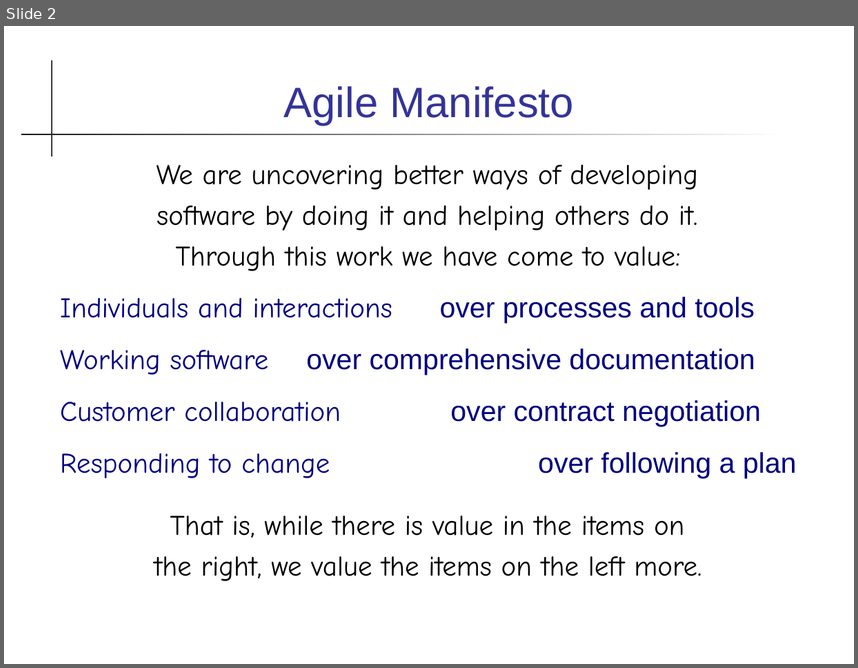
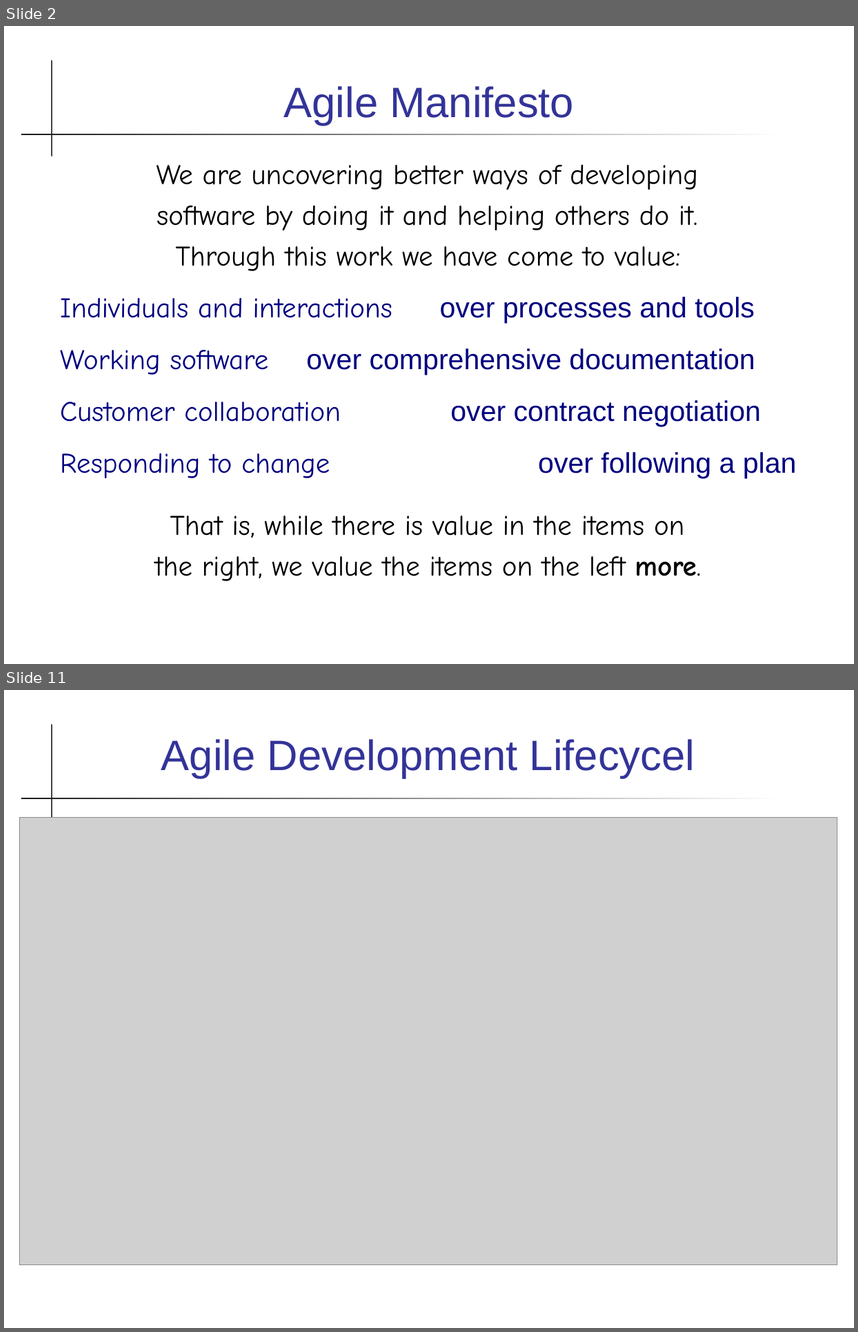
Before and after one commit to cpske/ISP, a slide deck: agile/Agile.ppt. Shown one above the other, each under a label of ours: slide 2 before the commit, slides 2 and 11 after it; the slides between them are not shown. The pictures are 858x668 and 858x1332 pixels, drawn with LibreOffice and Linux fonts; fonts in the diff are those of the drawing; grey boxes stand for pictures. Boxes give left, top, right and bottom in pixels: in the first picture for what was removed or moved away, otherwise in the second. Text is boxed around its words. In the diff, an @@ line names an element or a change of style, - is before the commit and + after.

Commit message:
minor change in Agile stuff

```diff
--- a/agile/Agile.ppt
+++ b/agile/Agile.ppt
@@ slide 11 added at [4, 690, 854, 1328], background #FFFFFF; not listed: 2 template elements that a slide beside it also shows @@
@@ title added at [161, 739, 695, 778], 36 pt, text #333399 @@
+Agile Development Lifecycel
@@ picture added at [19, 818, 837, 1265] @@
@@ slide 2 changed as well @@
@@ text at [155, 515, 701, 581]: bold on in "more." @@
```
Also in this commit, not shown: 1 other slide changed, 9 other slides added, 2 slides removed, 8 other files.
